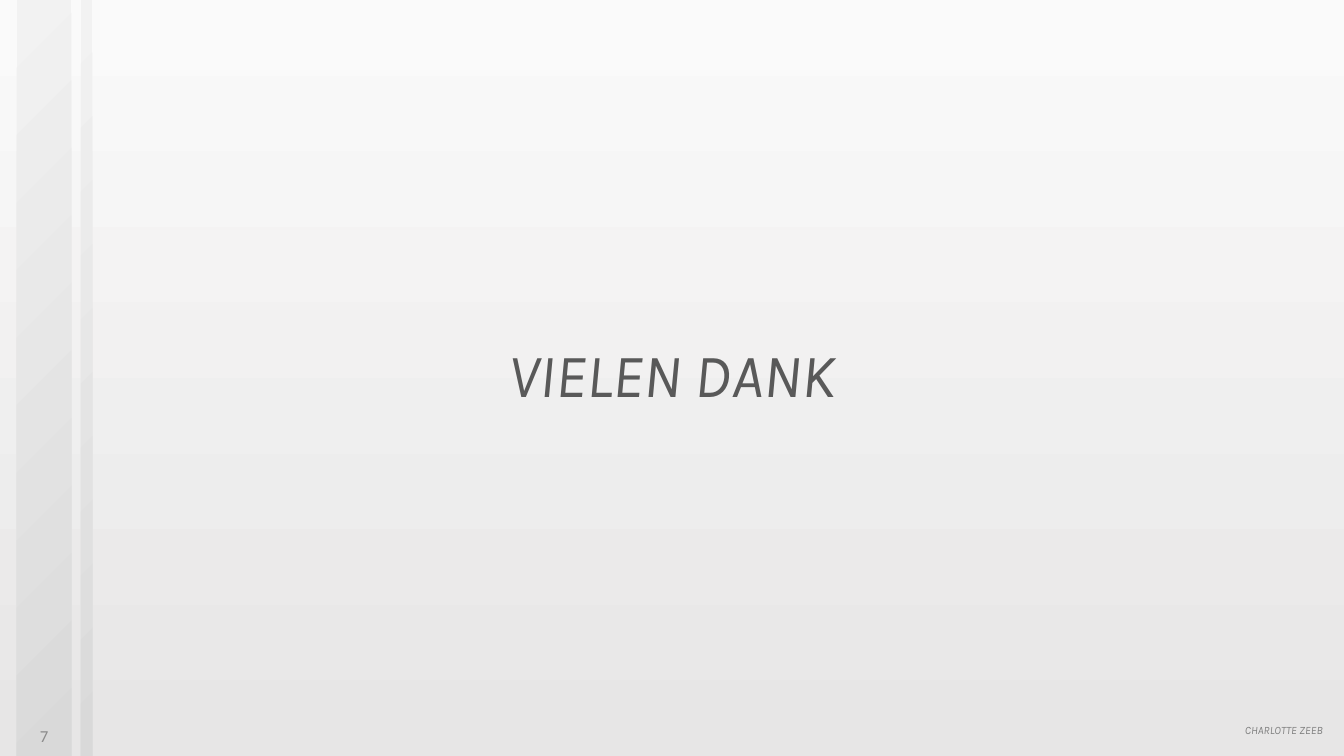
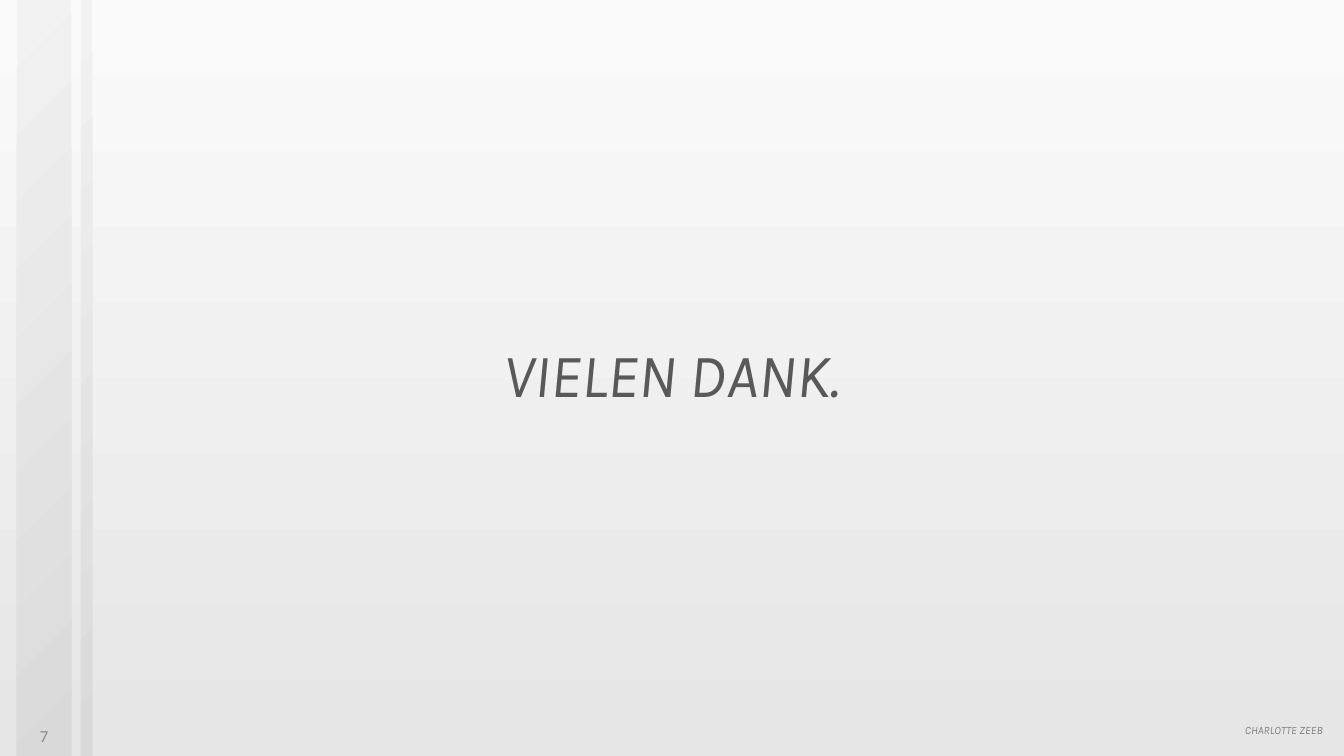
Before and after one commit to JMFootBallPlyr/Hard-drive-system-, a slide deck: slide 7 of APPR/UF/presents/Businessplan01.pptx. Drawn at 1344x756 pixels with LibreOffice and Linux fonts; fonts in the diff are those of the drawing. Boxes give left, top, right and bottom in pixels: in the first picture for what was removed or moved away, otherwise in the second. Text is boxed around its words. In the diff, an @@ line names an element or a change of style, - is before the commit and + after.

```diff
--- a/APPR/UF/presents/Businessplan01.pptx
+++ b/APPR/UF/presents/Businessplan01.pptx
@@ title at [504, 358, 840, 398]: text changed @@
-VIELEN DANK
+VIELEN DANK.
```
Also in this commit, not shown: 5 other slides changed, 9 other files.
